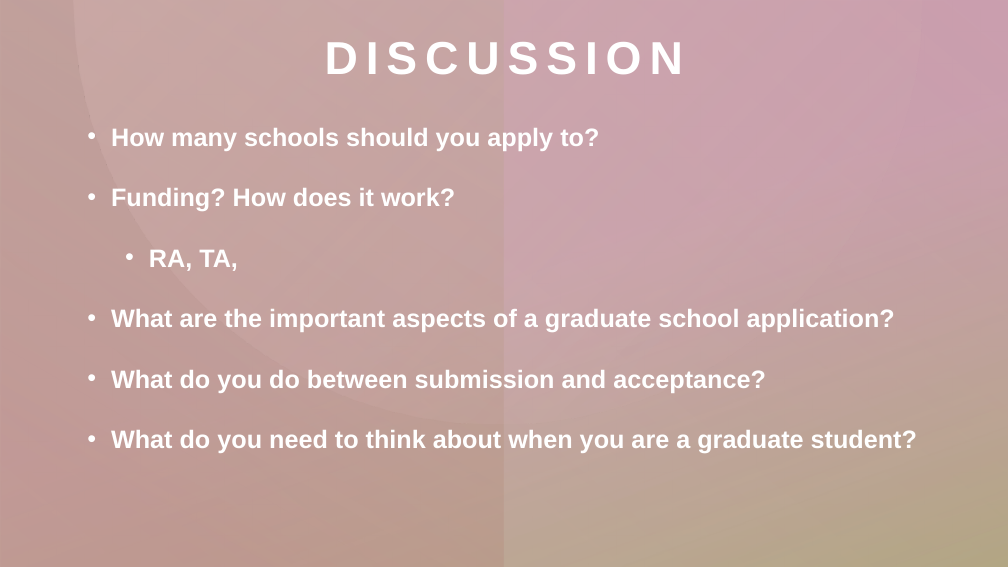
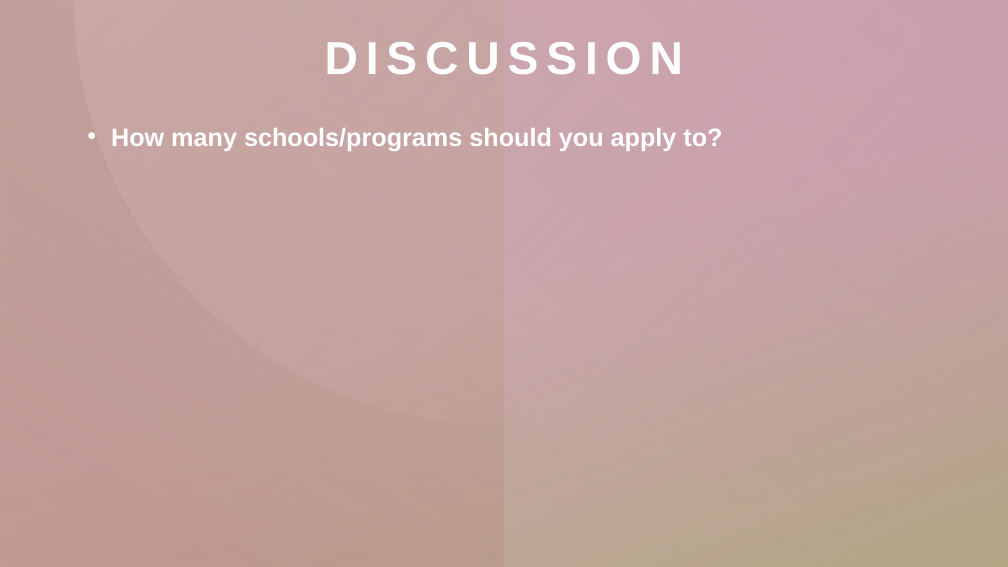
Before and after one commit to madmolecularman/MARC_Fall_2020, a slide deck: slide 8 of resources/gradschool/grad_school_session.pptx (slide 4 before the commit). Drawn at 1008x567 pixels with LibreOffice and Linux fonts; fonts in the diff are those of the drawing. Boxes give left, top, right and bottom in pixels: in the first picture for what was removed or moved away, otherwise in the second. Text is boxed around its words. In the diff, an @@ line names an element or a change of style, - is before the commit and + after.

Commit message:
editing for grad school session

```diff
--- a/resources/gradschool/grad_school_session.pptx
+++ b/resources/gradschool/grad_school_session.pptx
@@ text at (x1=111, y1=128, x2=722, y2=151): text changed @@
-• How many schools should you apply to?
-• Funding? How does it work?
-  • RA, TA,
-• What are the important aspects of a graduate school application?
-• What do you do between submission and acceptance?
-• What do you need to think about when you are a graduate student?
+• How many schools/programs should you apply to?
```
Also in this commit, not shown: 6 other slides changed, 12 slides added, 1 slide removed, 6 other files.
